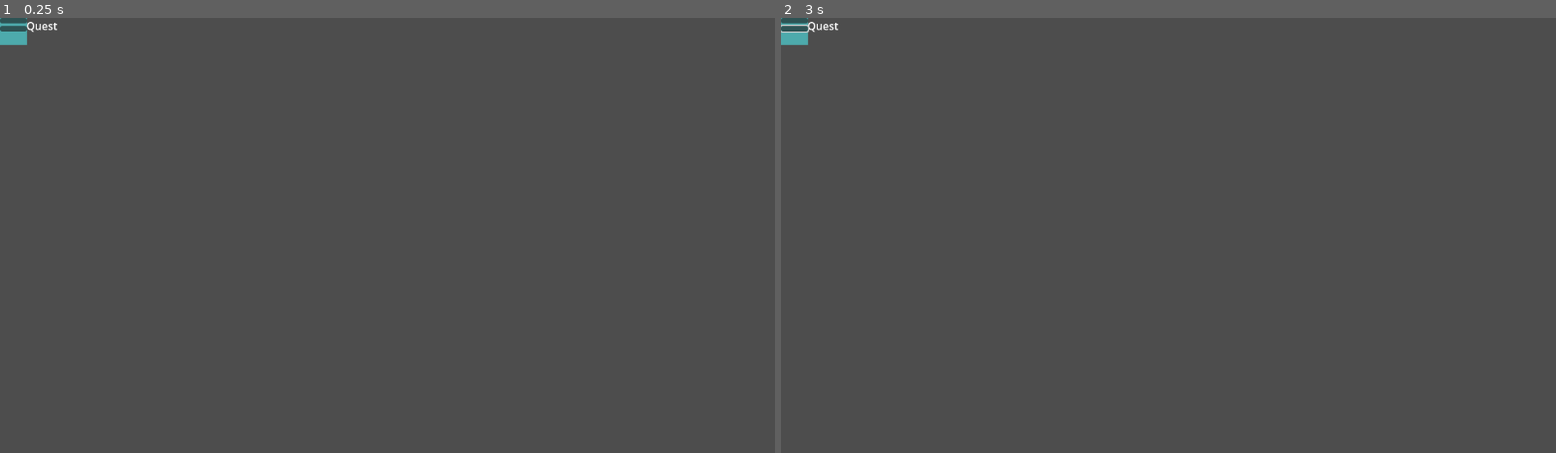
Above: before the commit, frames 1-2 (left to right).
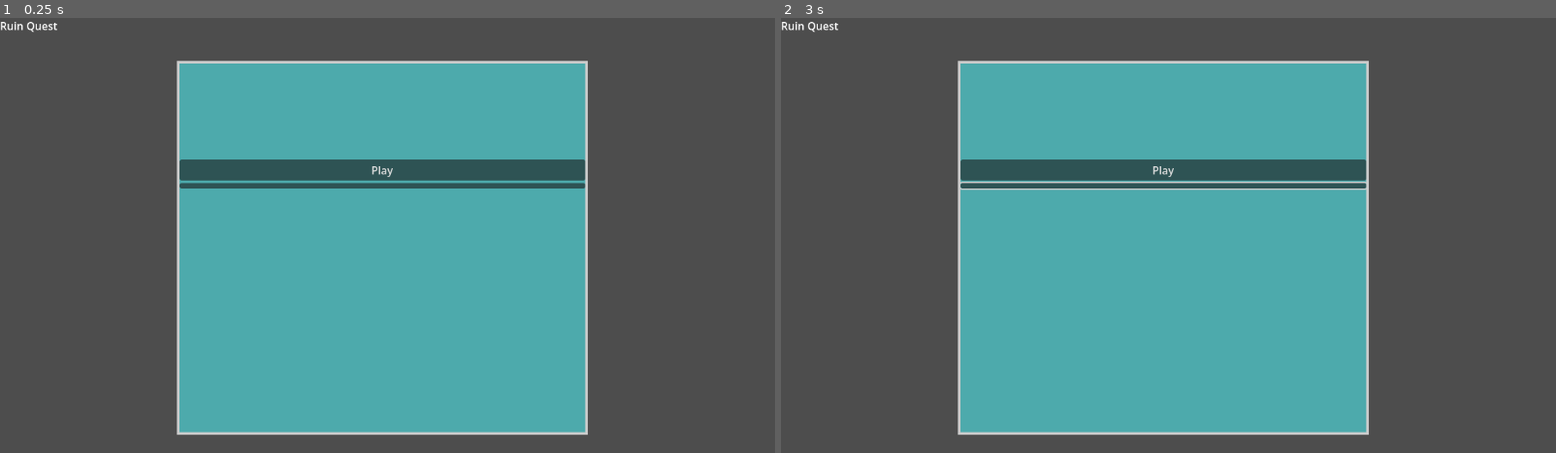
Above: after the commit, the same moments.

Repository: jwang5-dot/12-DT-Project
Game: Godot game, scene res://mainmenu.tscn
Same seed, same stepped clock (60 frames per second), same inputs: the game is played once before the commit and once after it. The project has no main scene, so this scene is started directly.
Inputs (mouse positions are in pixels of both pictures, inside the frame that each line leads up to; where the layout moved, square brackets give the same spot in the first picture):
- Up to frame 1 (0.25 s): no input
- Up to frame 2 (3 s): click (1160, 170) [796, 22] at 0.5 s; click (1160, 170) [796, 22] at 1.25 s; click (1160, 187) [796, 26] at 2 s; tap Enter (ui_accept) at 2.75 s; move the mouse to (1339, 213) at 2.77 s; hold Right (ui_right) from 2.78 s (still down)

The runs differ from the first frame. In frame 1, 46% of the frame differs, in the area x 0-76%, y 0-96%; in frame 2, 46%.

Commit message:
update for main menu

Diff:
--- a/assessment-game/mainmenu.tscn
+++ b/assessment-game/mainmenu.tscn
@@ -1,7 +1,12 @@
 [gd_scene format=3 uid="uid://dd3qjjkboj5yi"]
 
 [sub_resource type="StyleBoxFlat" id="StyleBoxFlat_loy4s"]
+content_margin_top = 147.0
 bg_color = Color(0.3019608, 0.6666667, 0.6745098, 1)
+border_width_left = 4
+border_width_top = 4
+border_width_right = 4
+border_width_bottom = 4
 
 [node name="Control" type="Control" unique_id=1504643729]
 layout_mode = 3
@@ -19,8 +24,10 @@
 
 [node name="PanelContainer" type="PanelContainer" parent="." unique_id=1170390896]
 layout_mode = 0
-offset_right = 40.0
-offset_bottom = 40.0
+offset_left = 263.0
+offset_top = 64.0
+offset_right = 874.0
+offset_bottom = 621.0
 theme_override_styles/panel = SubResource("StyleBoxFlat_loy4s")
 
 [node name="VBoxContainer" type="VBoxContainer" parent="PanelContainer" unique_id=1886486837]
@@ -28,6 +35,7 @@
 
 [node name="Button" type="Button" parent="PanelContainer/VBoxContainer" unique_id=421905610]
 layout_mode = 2
+text = "Play"
 
 [node name="Button2" type="Button" parent="PanelContainer/VBoxContainer" unique_id=1344334416]
 layout_mode = 2
